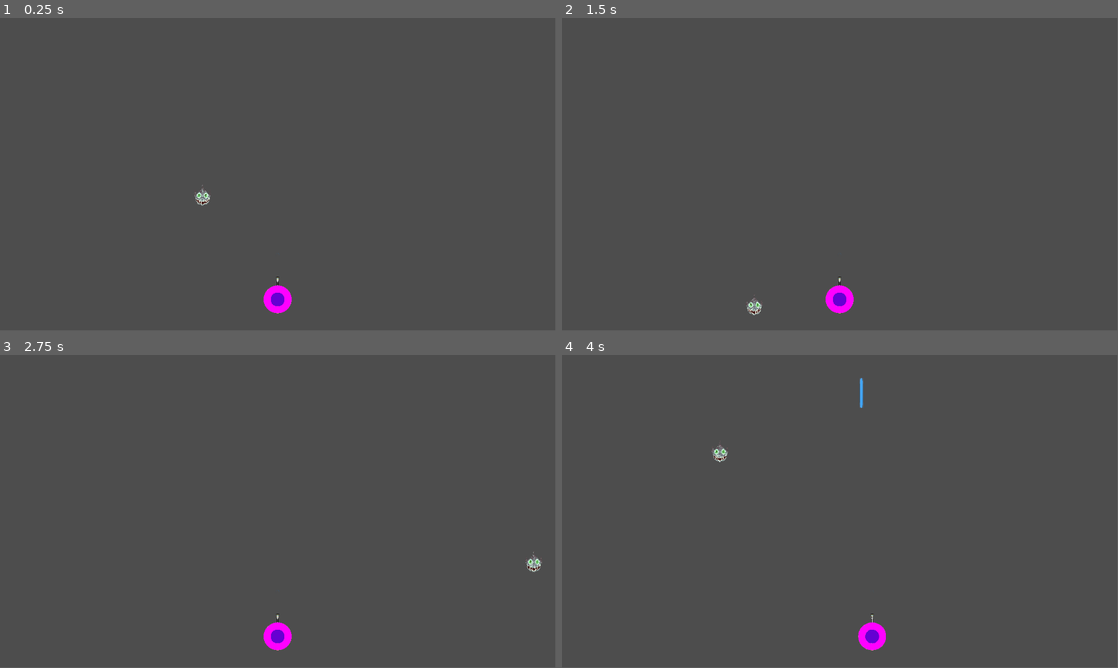
Above: before the commit, frames 1-4 (two rows, left to right).
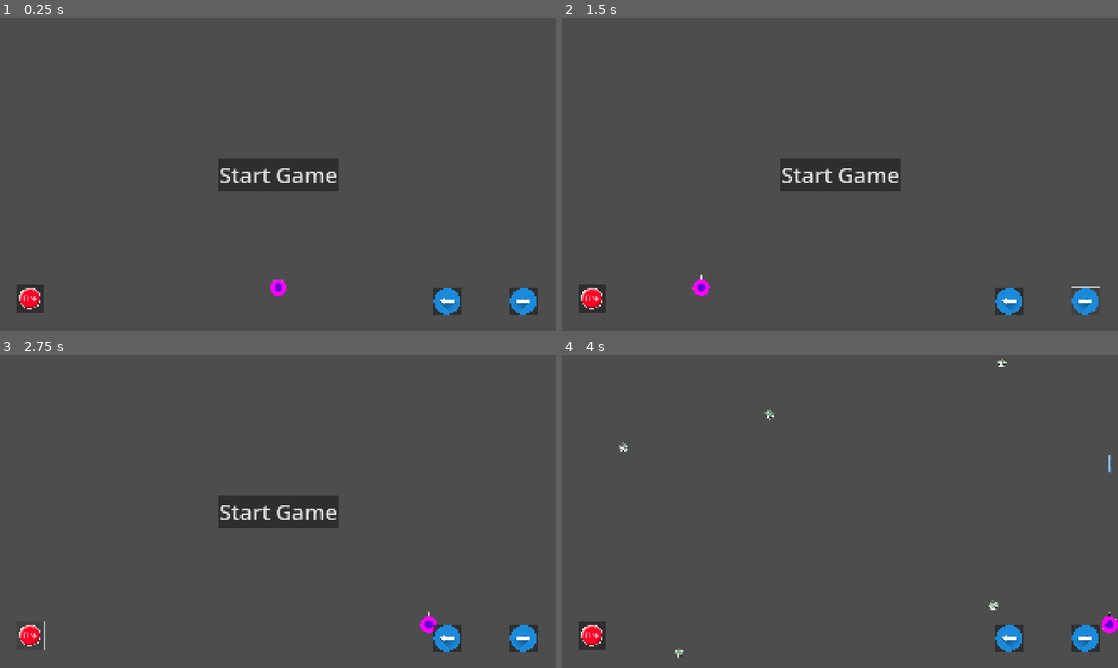
Above: after the commit, the same moments.

Repository: LynnWilsonArt/aliens
Game: Godot game, scene res://main/main.tscn
The game is run twice, just before and just after one commit, with the same random seed, the same clock (stepped at 60 frames per second) and the same inputs.
Inputs (mouse positions are in pixels of both pictures, inside the frame that each line leads up to):
- Up to frame 1 (0.25 s): no input
- Up to frame 2 (1.5 s): click (1006, 299) at 0.52 s; click (1084, 299) at 1.27 s
- Up to frame 3 (2.75 s): click (27, 633) at 2.02 s
- Up to frame 4 (4 s): click (840, 511) at 2.75 s, where only the run after the commit has a clickable "Start Game"; hold Right (right) from 3.53 s (still down); hold Space (shoot) from 3.53 s (still down)
In our replay, the window is 799x449 before the commit and 800x450 after it. These sizes can differ from the game's own. Grey fills any space a smaller window leaves; there, only what the larger window draws over its background counts as a difference.

The runs differ from the first frame. In frame 1, 4.0% of the frame differs, in the area x 3-97%, y 44-95%; in frame 2, 4.0%, in the area x 3-97%, y 44-96%; in frame 3, 3.9%; in frame 4, 2.2%.

Commit message:
Fixed Screen size & HUD
next implement a background

Diff:
--- a/autoload/global.gd
+++ b/autoload/global.gd
@@ -6,5 +6,6 @@
 var score = 0
 var enemy_value = 5
 var enemy_speed = -3000
-var number_enemies = 1
+var number_enemies = 5
+var player_speed = 800
 var game_over = false
--- a/main/main.gd
+++ b/main/main.gd
@@ -5,20 +5,19 @@
 var enemy = preload("res://scenes/enemy/enemy.tscn")
 var number_enemies = Global.number_enemies
 var current_level = 1
-const  MAIN_NODE = 1
+
 
 func _ready():
+	# Connect custom signal
+	Global.enemy_died.connect(on_enemy_died)
+	DisplayServer.window_set_mode(DisplayServer.WINDOW_MODE_EXCLUSIVE_FULLSCREEN)
 
-	# Connect signal
-	Global.enemy_died.connect(on_enemy_died)
-	spawn_enemies()
 
 func spawn_enemies():
 	# Columbs of enemy
-	for x in range(number_enemies -1):
+	for x in range(number_enemies ):
 		var e = enemy.instantiate()
 		add_child(e)
-
 
 
 
@@ -26,23 +25,43 @@
 	# The number of enemies will include the main node
 	# everything must take into account the extra node
 	var enemies = get_tree().get_nodes_in_group("enemies")
-	print(enemies)
-	print(enemies.size())
-
-
-
+	print("enemy died")
 	if enemies.size() -2 == 0:
 		current_level +=1
 		level_up()
 
 func level_up():
+	print("Levelup",current_level)
 	if current_level == 2:
-		print("moved to level 2")
-		number_enemies = 2 + MAIN_NODE # enemies group will include the main node
+		number_enemies = (Global.number_enemies *2)
+		print("Number enemies = ",number_enemies)
 		spawn_enemies()
 	if current_level == 3:
-		print("moved to level 3")
-		number_enemies =3 + MAIN_NODE # enemies group will include the main node
+		number_enemies =(Global.number_enemies *3)
+		print("Number enemies = ",number_enemies)
 		spawn_enemies()
+
 	if current_level == 4:
+		number_enemies =(Global.number_enemies *4)
+		print("Number enemies = ",number_enemies)
+		spawn_enemies()
+
+	if current_level == 5:
+		number_enemies =(Global.number_enemies *5)
+		print("Number enemies = ",number_enemies)
+		spawn_enemies()
+
+	if current_level == 6:
 		print("END OF GAME")
+
+
+func _on_start_button_pressed() -> void:
+	# Reset game to level 1
+	number_enemies = Global.number_enemies
+	current_level = 1
+	spawn_enemies()
+
+
+func _on_ui_fire_button_pressed() -> void:
+	print("fire")
+	show()
--- a/main/main.tscn
+++ b/main/main.tscn
@@ -1,14 +1,29 @@
 [gd_scene load_steps=7 format=3 uid="uid://bd1aml5odct3r"]
 
-[ext_resource type="Script" path="res://main/main.gd" id="1_2dg70"]
+[ext_resource type="Script" uid="uid://dca4wlqon1uad" path="res://main/main.gd" id="1_2dg70"]
 [ext_resource type="PackedScene" uid="uid://b0o6vv18wbqbu" path="res://scenes/player/player.tscn" id="3_1a7os"]
 [ext_resource type="PackedScene" uid="uid://c4ijn8nywwqp" path="res://scenes/walls/walls.tscn" id="3_nqko8"]
 [ext_resource type="PackedScene" uid="uid://dfgdl4tg41a5l" path="res://scenes/laser/laser.tscn" id="4_7v8bt"]
-[ext_resource type="PackedScene" uid="uid://beeg2n0dom2vb" path="res://scenes/enemy/enemy.tscn" id="5_qj05u"]
 [ext_resource type="PackedScene" uid="uid://dd5lma1ou8ytr" path="res://autoload/global.tscn" id="6_83tlt"]
+[ext_resource type="PackedScene" uid="uid://dqj82fssvs5nb" path="res://scenes/hud/hud.tscn" id="6_kfbq2"]
 
 [node name="Main" type="Node2D" groups=["enemies"]]
 script = ExtResource("1_2dg70")
+
+[node name="CanvasLayer" type="CanvasLayer" parent="."]
+visible = false
+
+[node name="ColorRect" type="ColorRect" parent="CanvasLayer"]
+anchors_preset = 15
+anchor_right = 1.0
+anchor_bottom = 1.0
+grow_horizontal = 2
+grow_vertical = 2
+color = Color(0.58, 0.58, 0.4814, 1)
+
+[node name="Global" parent="." instance=ExtResource("6_83tlt")]
+
+[node name="HUD" parent="." instance=ExtResource("6_kfbq2")]
 
 [node name="PLayer" parent="." instance=ExtResource("3_1a7os")]
 
@@ -16,8 +31,8 @@
 
 [node name="Laser" parent="." instance=ExtResource("4_7v8bt")]
 
-[node name="Enemy" parent="." instance=ExtResource("5_qj05u")]
-
-[node name="Global" parent="." instance=ExtResource("6_83tlt")]
-
-[connection signal="enemy_died" from="Global" to="." method="_on_global_enemy_died"]
+[connection signal="enemy_died" from="Global" to="." method="on_enemy_died"]
+[connection signal="fire_laser" from="HUD" to="PLayer" method="_on_hud_fire_laser"]
+[connection signal="move_left" from="HUD" to="PLayer" method="_on_hud_move_left"]
+[connection signal="move_right" from="HUD" to="PLayer" method="_on_hud_move_right"]
+[connection signal="start_game" from="HUD" to="." method="_on_start_button_pressed"]
--- a/project.godot
+++ b/project.godot
@@ -12,12 +12,20 @@
 
 config/name="Aliens"
 run/main_scene="res://main/main.tscn"
-config/features=PackedStringArray("4.3", "GL Compatibility")
+config/features=PackedStringArray("4.4", "GL Compatibility")
 config/icon="res://icon.svg"
 
 [autoload]
 
 Global="*res://autoload/global.gd"
+
+[display]
+
+window/size/viewport_width=1920
+window/size/viewport_height=1080
+window/size/borderless=true
+window/stretch/mode="canvas_items"
+window/stretch/aspect="expand"
 
 [dotnet]
 
@@ -63,5 +71,5 @@
 
 [rendering]
 
-renderer/rendering_method="gl_compatibility"
-renderer/rendering_method.mobile="gl_compatibility"
+renderer/rendering_method="mobile"
+textures/vram_compression/import_etc2_astc=true
--- /dev/null
+++ b/scenes/hud/hud.gd
@@ -0,0 +1,20 @@
+extends CanvasLayer
+signal start_game
+signal move_right
+signal move_left
+signal fire_laser
+
+func _on_start_button_pressed():
+	$StartButton.hide()
+	start_game.emit()
+
+
+func _on_fire_laser_pressed() -> void:
+	fire_laser.emit()
+
+
+func _on_move_left_button_pressed() -> void:
+	move_left.emit()
+
+func _on_move_right_button_pressed() -> void:
+	move_right.emit()
--- /dev/null
+++ b/scenes/hud/hud.tscn
@@ -0,0 +1,60 @@
+[gd_scene load_steps=5 format=3 uid="uid://dqj82fssvs5nb"]
+
+[ext_resource type="Script" uid="uid://g3th101thvxv" path="res://scenes/hud/hud.gd" id="1_48c2t"]
+[ext_resource type="Texture2D" uid="uid://cnhr3q3qc0h2i" path="res://graphics/hud/left_arrow.png" id="2_c45xl"]
+[ext_resource type="Texture2D" uid="uid://rukj614b5jax" path="res://graphics/hud/right_arrow.png" id="3_0bx4p"]
+[ext_resource type="Texture2D" uid="uid://cccxss1gq5j18" path="res://graphics/hud/fire_button.png" id="4_0bx4p"]
+
+[node name="HUD" type="CanvasLayer"]
+script = ExtResource("1_48c2t")
+metadata/_edit_group_ = true
+
+[node name="StartButton" type="Button" parent="."]
+anchors_preset = 8
+anchor_left = 0.5
+anchor_top = 0.5
+anchor_right = 0.5
+anchor_bottom = 0.5
+offset_left = -48.0
+offset_top = -15.5
+offset_right = 48.0
+offset_bottom = 15.5
+grow_horizontal = 2
+grow_vertical = 2
+size_flags_horizontal = 4
+size_flags_vertical = 4
+theme_override_font_sizes/font_size = 75
+text = "Start Game"
+
+[node name="MoveLeftButton" type="Button" parent="."]
+anchors_preset = -1
+offset_left = 1496.0
+offset_top = 928.0
+offset_right = 1880.0
+offset_bottom = 1312.0
+scale = Vector2(0.25, 0.25)
+icon = ExtResource("2_c45xl")
+
+[node name="MoveRightButton" type="Button" parent="."]
+anchors_preset = -1
+offset_left = 1760.0
+offset_top = 928.0
+offset_right = 2144.0
+offset_bottom = 1312.0
+scale = Vector2(0.25, 0.25)
+icon = ExtResource("3_0bx4p")
+
+[node name="FireLaser" type="Button" parent="."]
+anchors_preset = -1
+offset_left = 56.0
+offset_top = 920.0
+offset_right = 440.0
+offset_bottom = 1304.0
+scale = Vector2(0.25, 0.25)
+size_flags_horizontal = 0
+icon = ExtResource("4_0bx4p")
+
+[connection signal="pressed" from="StartButton" to="." method="_on_start_button_pressed"]
+[connection signal="pressed" from="MoveLeftButton" to="." method="_on_move_left_button_pressed"]
+[connection signal="pressed" from="MoveRightButton" to="." method="_on_move_right_button_pressed"]
+[connection signal="pressed" from="FireLaser" to="." method="_on_fire_laser_pressed"]
--- a/scenes/laser/laser.gd
+++ b/scenes/laser/laser.gd
@@ -20,6 +20,6 @@
 
 	# Free body when hit by laser
 	if body.is_in_group("enemies"):
-		body.queue_free()
 		# emit signal
 		Global.enemy_died.emit()
+		body.queue_free()
--- a/scenes/player/player.gd
+++ b/scenes/player/player.gd
@@ -1,8 +1,10 @@
 extends Area2D
-@export var speed = 150
+@export var speed = Global.player_speed
 @export var cooldown = 0.25
 @export var laser_scene : PackedScene = preload("res://scenes/laser/laser.tscn")
 var can_shoot = true
+var direction = Vector2.ZERO
+
 # Get viewport size
 @onready var screensize = get_viewport_rect().size
 
@@ -13,7 +15,7 @@
 	start()
 
 
-# Move ship to the bottom center of screen
+# Move player to the bottom center of screen
 func start():
 	position = Vector2(screensize.x / 2, screensize.y - 64)
 	$Timer.wait_time = cooldown
@@ -34,18 +36,39 @@
 
 # Called every frame. 'delta' is the elapsed time since the previous frame.
 func _process(delta: float) -> void:
+	# Handle android hud input
+
 	# Move player ship
-	var input = Input.get_vector("left", "right", "up", "down")
+	#if direction = Input.get_vector("left", "right", "up", "down"):
 
-	# Set ship position
-	position += input * speed * delta
 
-	# Keep ship in viewport clamp(top Vector(),bottom Vector()
-	position = position.clamp(Vector2(30,30), screensize - Vector2(30,60))
+	# Set player position
+	position += direction * speed * delta
+
+	# Keep player in viewport clamp(top Vector(),bottom Vector()
+	position = position.clamp(Vector2(30,30), screensize - Vector2(30,150))
 	# Fire laser
 	if Input.is_action_pressed("shoot"):
 		shoot()
 
 # Laser shooting delay timer
+# after times out sets can dhoot to true
 func _on_timer_timeout() -> void:
 	can_shoot = true
+
+
+func _on_hud_fire_laser() -> void:
+	print("fire laser")
+	shoot()
+
+
+func _on_hud_move_left() -> void:
+	direction = Vector2(-1.0,0.0)
+
+
+func _on_hud_move_right() -> void:
+	direction = Vector2(1.0,0.0)
+
+
+func _on_ui_fire_button_pressed() -> void:
+	shoot()
--- a/scenes/walls/walls.tscn
+++ b/scenes/walls/walls.tscn
@@ -1,31 +1,31 @@
 [gd_scene load_steps=5 format=3 uid="uid://c4ijn8nywwqp"]
 
 [sub_resource type="RectangleShape2D" id="RectangleShape2D_jctdc"]
-size = Vector2(1196, 15)
+size = Vector2(1929, 15)
 
 [sub_resource type="RectangleShape2D" id="RectangleShape2D_008kt"]
-size = Vector2(1191, 20)
+size = Vector2(1894.5, 38)
 
 [sub_resource type="RectangleShape2D" id="RectangleShape2D_nr121"]
-size = Vector2(20, 670)
+size = Vector2(25, 1106)
 
 [sub_resource type="RectangleShape2D" id="RectangleShape2D_4a38w"]
-size = Vector2(22.5, 673)
+size = Vector2(21.25, 1094.5)
 
 [node name="Walls" type="StaticBody2D" groups=["wall"]]
 
 [node name="Top" type="CollisionShape2D" parent="."]
-position = Vector2(579, -2.5)
+position = Vector2(945.5, -2.5)
 shape = SubResource("RectangleShape2D_jctdc")
 
 [node name="Bottom" type="CollisionShape2D" parent="."]
-position = Vector2(578.5, 656)
+position = Vector2(962.75, 1088)
 shape = SubResource("RectangleShape2D_008kt")
 
 [node name="Left" type="CollisionShape2D" parent="."]
-position = Vector2(0, 325)
+position = Vector2(2.5, 543)
 shape = SubResource("RectangleShape2D_nr121")
 
 [node name="Right" type="CollisionShape2D" parent="."]
-position = Vector2(1164.75, 327.5)
+position = Vector2(1923.38, 534.75)
 shape = SubResource("RectangleShape2D_4a38w")
Not shown, added: autoload/global.gd.uid
Not shown: 1 places in autoload/global.tscn that only renumber resources
Not shown, changed: export_presets.cfg
Not shown, added: global.gd.uid
Binary file added: graphics/hud/down_arrow.png
Not shown, added: graphics/hud/down_arrow.png.import
Binary file added: graphics/hud/fire_button.png
Not shown, added: graphics/hud/fire_button.png.import
Binary file added: graphics/hud/left_arrow.png
Not shown, added: graphics/hud/left_arrow.png.import
Binary file added: graphics/hud/right_arrow.png
Not shown, added: graphics/hud/right_arrow.png.import
(and 10 more such lines)
